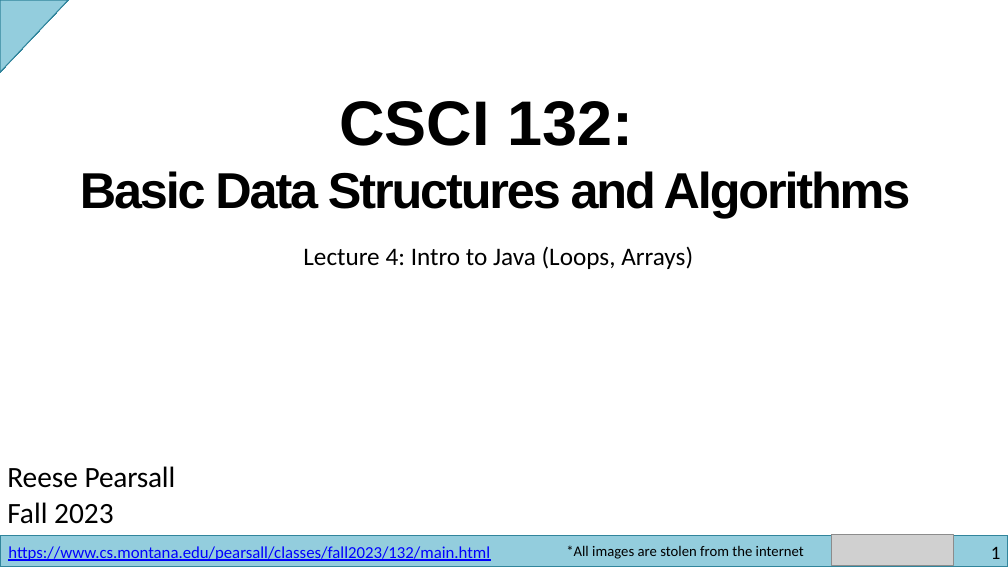
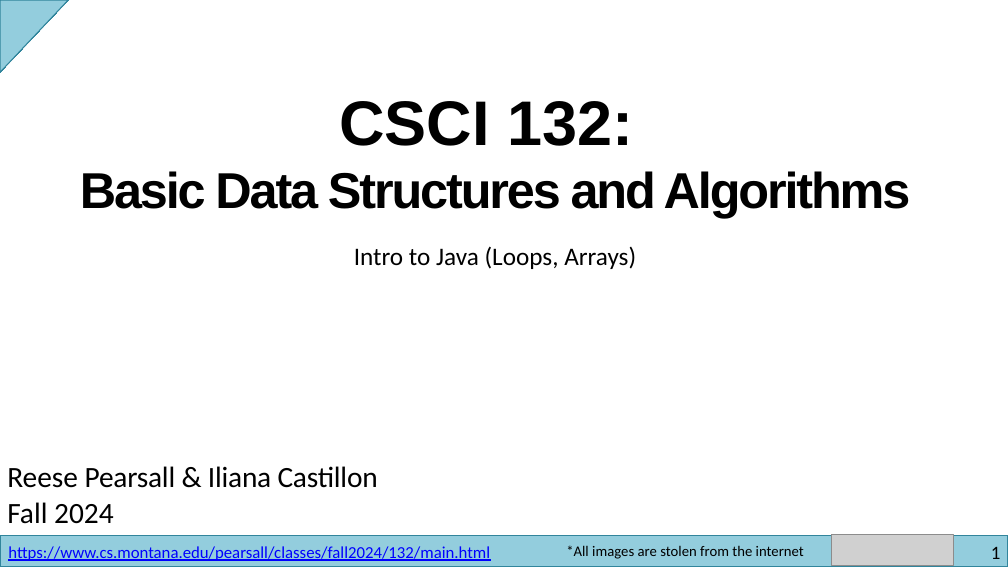
Before and after one commit to reesep/reesep.github.io, a slide deck: slide 1 of classes/fall2024/132/lectures/slides/04-JavaIntro3.pptx. Drawn at 1008x567 pixels with LibreOffice and Linux fonts; fonts in the diff are those of the drawing; grey boxes stand for pictures. Boxes give left, top, right and bottom in pixels: in the first picture for what was removed or moved away, otherwise in the second. Text is boxed around its words. In the diff, an @@ line names an element or a change of style, - is before the commit and + after.

```diff
--- a/classes/fall2024/132/lectures/slides/04-JavaIntro3.pptx
+++ b/classes/fall2024/132/lectures/slides/04-JavaIntro3.pptx
@@ text at box(354, 246, 636, 269): text changed @@
-Lecture 4: Intro to Java (Loops, Arrays)
+Intro to Java (Loops, Arrays)
@@ text at box(7, 466, 378, 524): text changed @@
-Reese Pearsall
-Fall 2023
+Reese Pearsall & Iliana Castillon
+Fall 2024
@@ text at box(8, 546, 490, 561): text changed @@
-https://www.cs.montana.edu/pearsall/classes/fall2023/132/main.html
+https://www.cs.montana.edu/pearsall/classes/fall2024/132/main.html
```
Also in this commit, not shown: 1 other slide changed, 1 other file.
